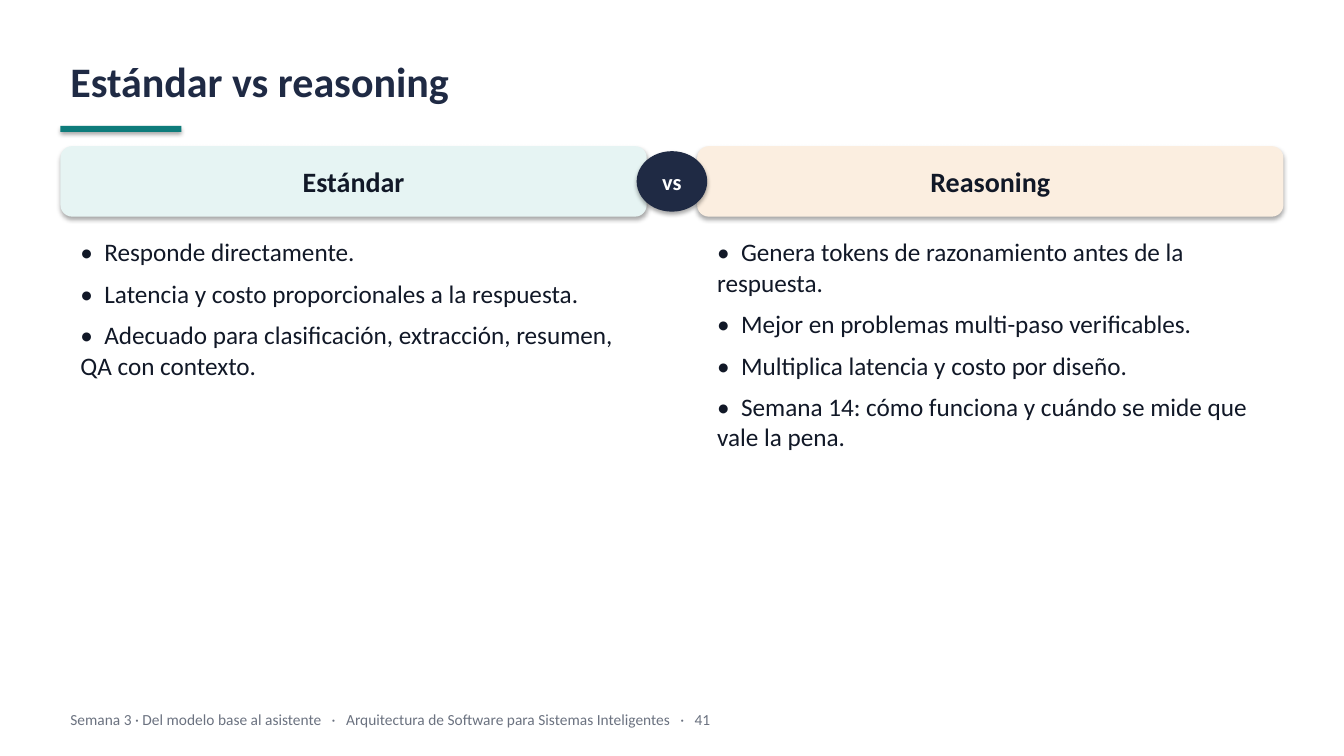
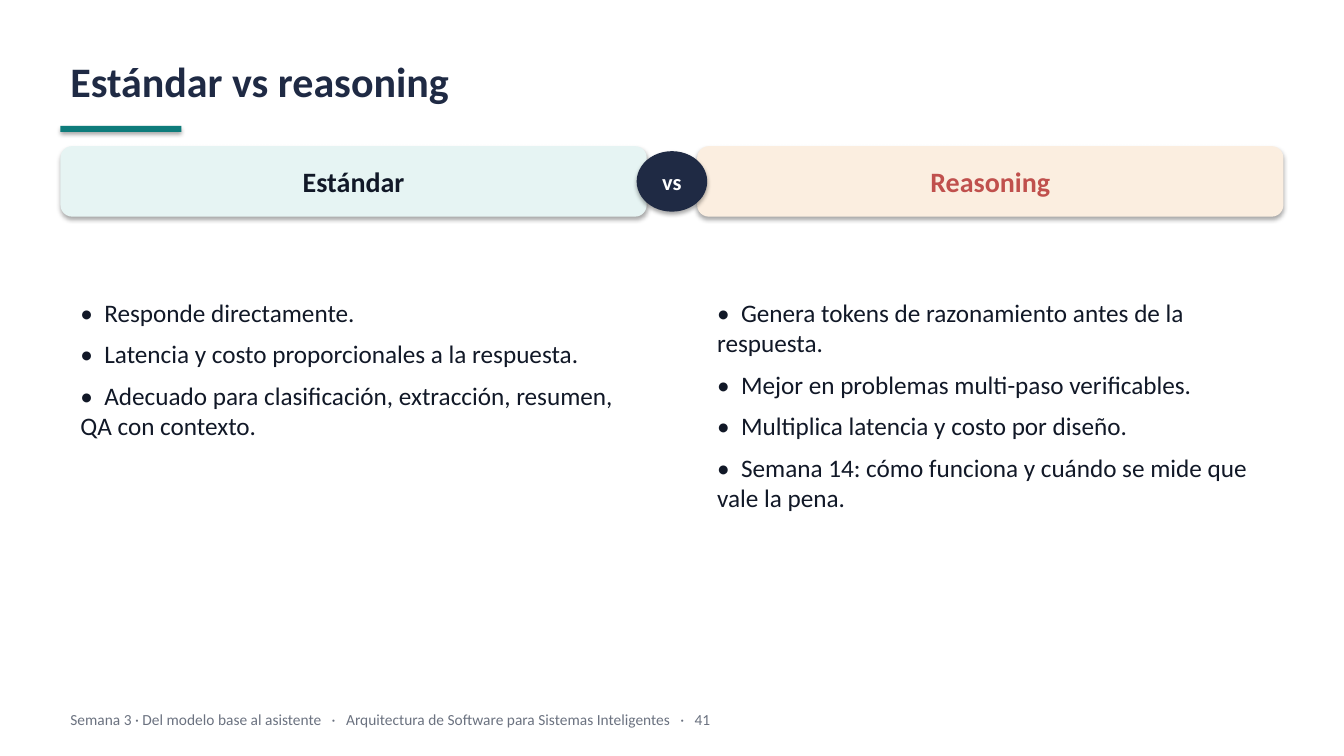
Before and after one commit to JunBarrs24/itm-maestria-llms, a slide deck: slide 39 of week-03/slides/week-03-slides.pptx (slide 40 before the commit). Drawn at 1344x756 pixels with LibreOffice and Linux fonts; fonts in the diff are those of the drawing. Boxes give left, top, right and bottom in pixels: in the first picture for what was removed or moved away, otherwise in the second. Text is boxed around its words. In the diff, an @@ line names an element or a change of style, - is before the commit and + after.

```diff
--- a/week-03/slides/week-03-slides.pptx
+++ b/week-03/slides/week-03-slides.pptx
@@ rounded rectangle "Reasoning" at [698,146,1285,217]: text colour #111827 to #C0504D @@
@@ text "• Responde directamente.": place and size @@
-text "• Responde directamente." at [80,243,612,379]
+text "• Responde directamente." at [80,304,612,439]
@@ text "• Genera tokens de razonamiento ...": place and size @@
-text "• Genera tokens de razonamiento ..." at [717,243,1247,450]
+text "• Genera tokens de razonamiento ..." at [717,304,1247,511]
```
Also in this commit, not shown: 10 other slides changed, 3 slides removed, 2 other files.
